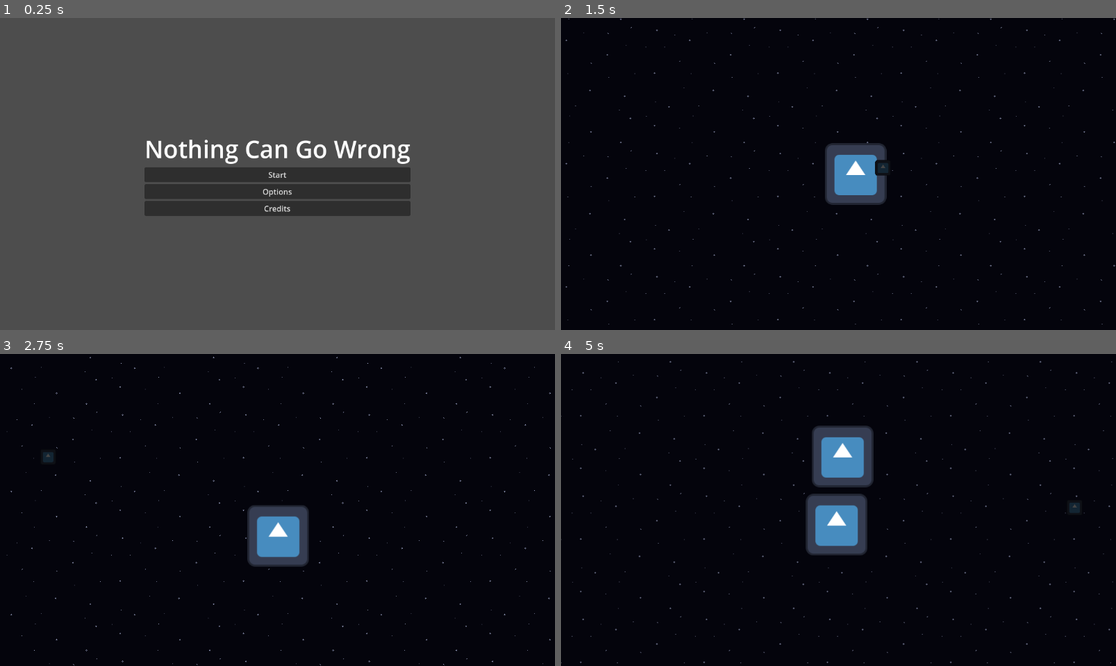
Above: before the commit, frames 1-4 (two rows, left to right).
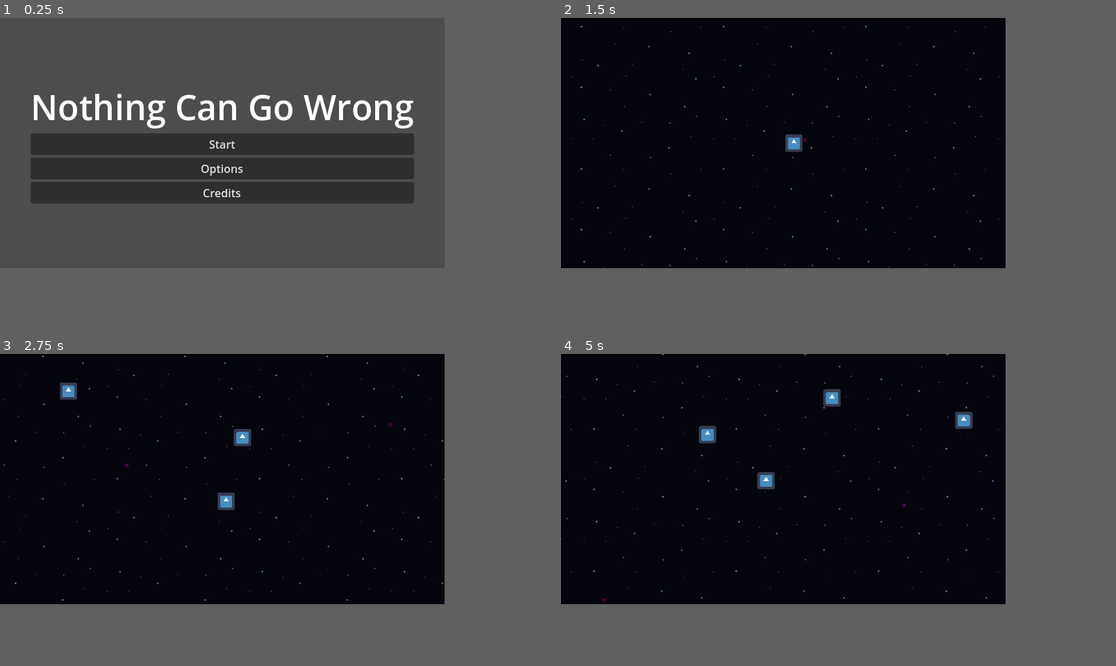
Above: after the commit, the same moments.

Repository: WinterAtne/Game-Jam
Game: Godot game, scene res://scenes/main.tscn
Same seed, same stepped clock (60 frames per second), same inputs: the game is played once before the commit and once after it. The engine's default icon, where the game draws it, is replaced by a stand-in: a white triangle on a blue panel in a dark square.
Inputs (mouse positions are in pixels of both pictures, inside the frame that each line leads up to):
- Up to frame 1 (0.25 s): no input
- Up to frame 2 (1.5 s): click "Start" at 0.5 s; tap Enter at 1.25 s; move the mouse to (960, 158) at 1.27 s; hold D (right) from 1.28 s (still down); click (960, 158) at 1.35 s
- Up to frame 3 (2.75 s): move the mouse to (166, 525) at 2.02 s; release D (right) at 2.03 s; hold Down (down) from 2.03 s (still down); click (166, 525) at 2.1 s
- Up to frame 4 (5 s): move the mouse to (894, 441) at 2.77 s; release Down (down) at 2.78 s; hold D (right) 2.78-3.53 s; click (894, 441) at 2.85 s; move the mouse to (810, 572) at 3.52 s; hold W (up) 3.53-4.28 s; click (810, 572) at 3.6 s; move the mouse to (1005, 556) at 4.27 s; hold A (left) from 4.28 s (still down); click (1005, 556) at 4.35 s
In our replay, the window is 799x449 before the commit and 640x360 after it. These sizes can differ from the game's own. Grey fills any space a smaller window leaves; there, only what the larger window draws over its background counts as a difference.

The runs differ from the first frame. In frame 1, 15% of the frame differs, in the area x 5-75%, y 24-64%; in frame 2, 2.8%; in frame 3, 3.1%; in frame 4, 5.6%.

Commit message:
Minor changes improving look and feel of game

Diff:
--- a/project.godot
+++ b/project.godot
@@ -14,6 +14,12 @@
 run/main_scene="res://scenes/main.tscn"
 config/features=PackedStringArray("4.3", "GL Compatibility")
 config/icon="res://asssets/icon.svg"
+
+[display]
+
+window/size/viewport_width=640
+window/size/viewport_height=360
+window/stretch/mode="viewport"
 
 [input]
 
--- a/scenes/bullet.tscn
+++ b/scenes/bullet.tscn
@@ -13,10 +13,10 @@
 collision_layer = 2
 collision_mask = 2
 script = ExtResource("1_2kc60")
-mussle_velocity = 800.0
+mussle_velocity = 1200.0
 
 [node name="Sprite2D" type="Sprite2D" parent="."]
-modulate = Color(0.266575, 0.266575, 0.266575, 1)
+modulate = Color(0.778508, 0, 0.342271, 1)
 scale = Vector2(0.25, 0.25)
 texture = ExtResource("2_q2ne5")
 
@@ -24,6 +24,7 @@
 shape = SubResource("CircleShape2D_puho1")
 
 [node name="DeathTimer" type="Timer" parent="."]
+wait_time = 4.0
 one_shot = true
 autostart = true
 
--- a/scenes/damager.gd
+++ b/scenes/damager.gd
@@ -1,5 +1,5 @@
 class_name Damager
 extends Area2D
 
-var damage : int = 1
-var knockback : float = 500
+@export var damage : int = 1
+@export var knockback : float = 1000
--- a/scenes/enemy.gd
+++ b/scenes/enemy.gd
@@ -1,7 +1,7 @@
 class_name Enemy
 extends CharacterBody2D
 
-const SPEED : int = 225
+const SPEED : int = 600
 
 func _physics_process(delta: float) -> void:
 	var target_direction : Vector2 = global_position.direction_to(Player.instance.global_position)
--- a/scenes/level.gd
+++ b/scenes/level.gd
@@ -19,7 +19,7 @@
 	add_child(spawned_enemy)
 
 	var direction = Vector2(randf_range(-1, 1), randf_range(-1, 1)).normalized()
-	spawned_enemy.position = randf_range(800, 1200) * direction + Player.instance.global_position
+	spawned_enemy.position = randf_range(1000, 1600) * direction + Player.instance.global_position
 
 
 func end_game() -> void:
--- a/scenes/level.tscn
+++ b/scenes/level.tscn
@@ -13,10 +13,11 @@
 
 [node name="TextureRect" type="Parallax2D" parent="."]
 show_behind_parent = true
-repeat_size = Vector2(256, 256)
+repeat_size = Vector2(1024, 1024)
 repeat_times = 16
 
 [node name="Sprite2D" type="Sprite2D" parent="TextureRect"]
+scale = Vector2(4, 4)
 texture = ExtResource("4_fl1cp")
 
 [node name="SpawnTimer" type="Timer" parent="."]
--- a/scenes/player.gd
+++ b/scenes/player.gd
@@ -4,7 +4,7 @@
 signal gun_fied(direction : Vector2)
 signal died
 
-const SPEED = 300.0
+const SPEED = 500.0
 const knockback_resistance = 20
 
 static var instance : Player = null
--- a/scenes/player.tscn
+++ b/scenes/player.tscn
@@ -23,7 +23,9 @@
 shape = SubResource("CircleShape2D_wa74q")
 
 [node name="Camera2D" type="Camera2D" parent="."]
+zoom = Vector2(0.2, 0.2)
 position_smoothing_enabled = true
+position_smoothing_speed = 2.5
 
 [node name="Gun" parent="." instance=ExtResource("3_7s370")]
 
